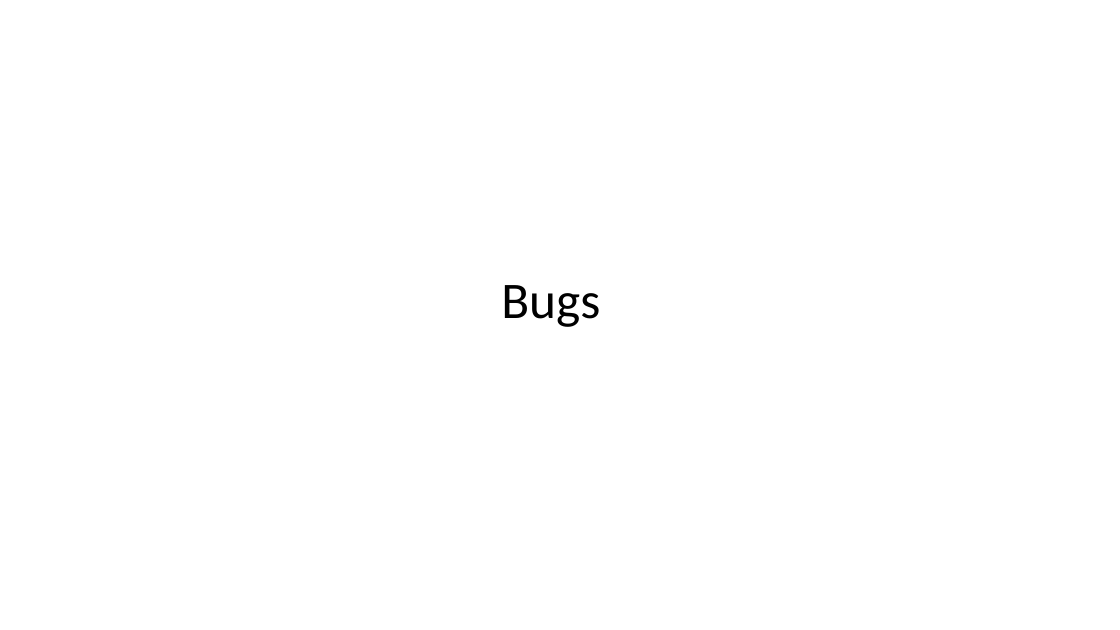
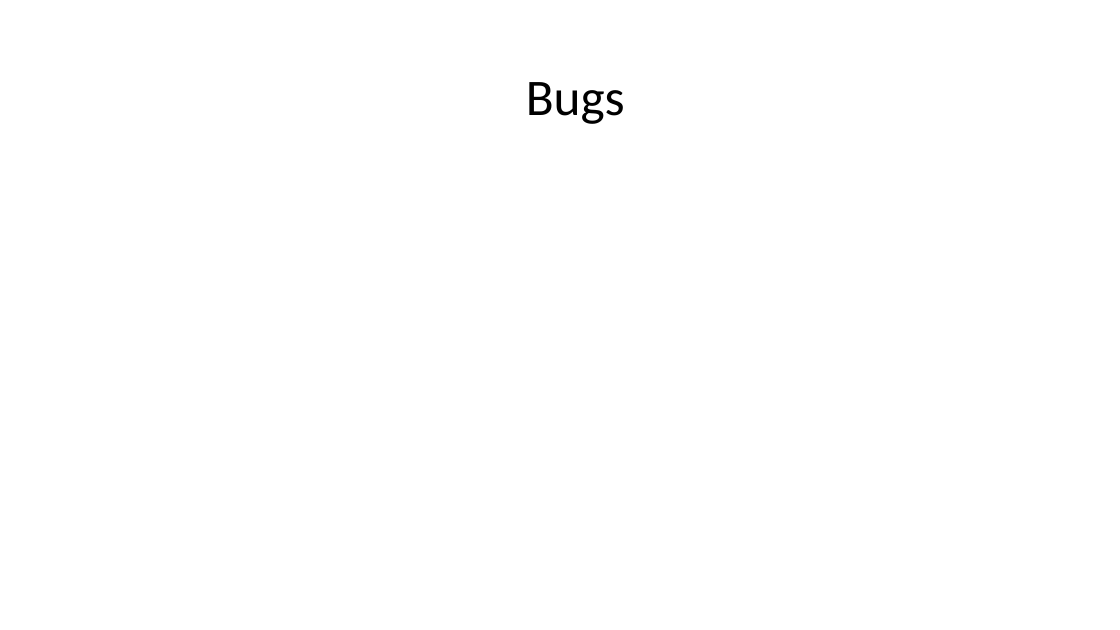
Before and after one commit to mldeanha/Team-4-Project, a slide deck: slide 26 of Project Assets/Team Shi Final Presentation.pptx (slide 18 before the commit). Drawn at 1120x630 pixels with LibreOffice and Linux fonts; fonts in the diff are those of the drawing. Boxes give left, top, right and bottom in pixels: in the first picture for what was removed or moved away, otherwise in the second. Text is boxed around its words. In the diff, an @@ line names an element or a change of style, - is before the commit and + after.

```diff
--- a/Project Assets/Team Shi Final Presentation.pptx
+++ b/Project Assets/Team Shi Final Presentation.pptx
@@ text "Bugs": place and size @@
-text "Bugs" at (501, 285, 600, 327)
+text "Bugs" at (526, 82, 625, 124)
@@ text "Bugs" at (526, 82, 625, 124): line spacing 0.9 to 1 @@
```
Also in this commit, not shown: 11 other slides changed, 9 slides added, 1 slide removed, 1 other file.
